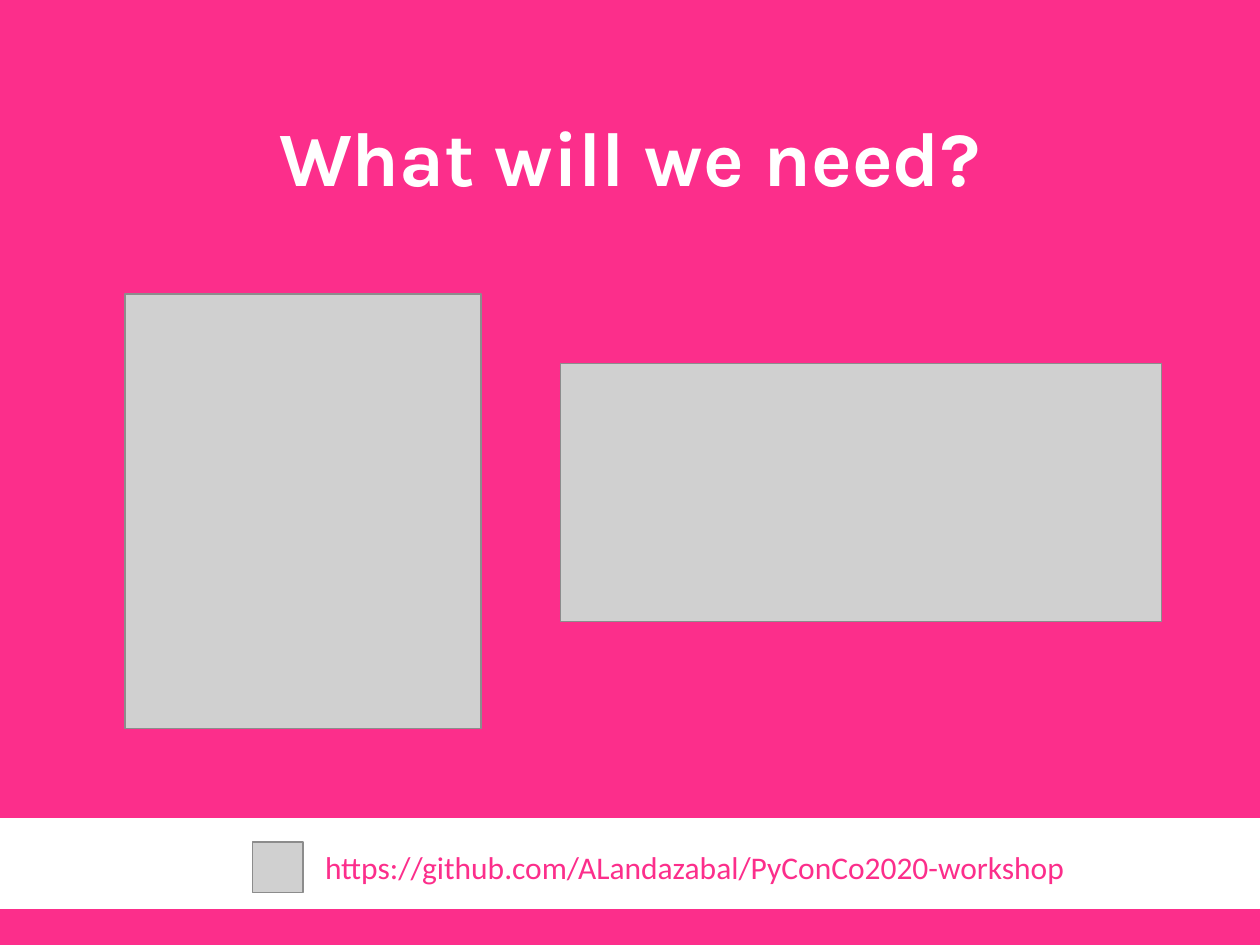
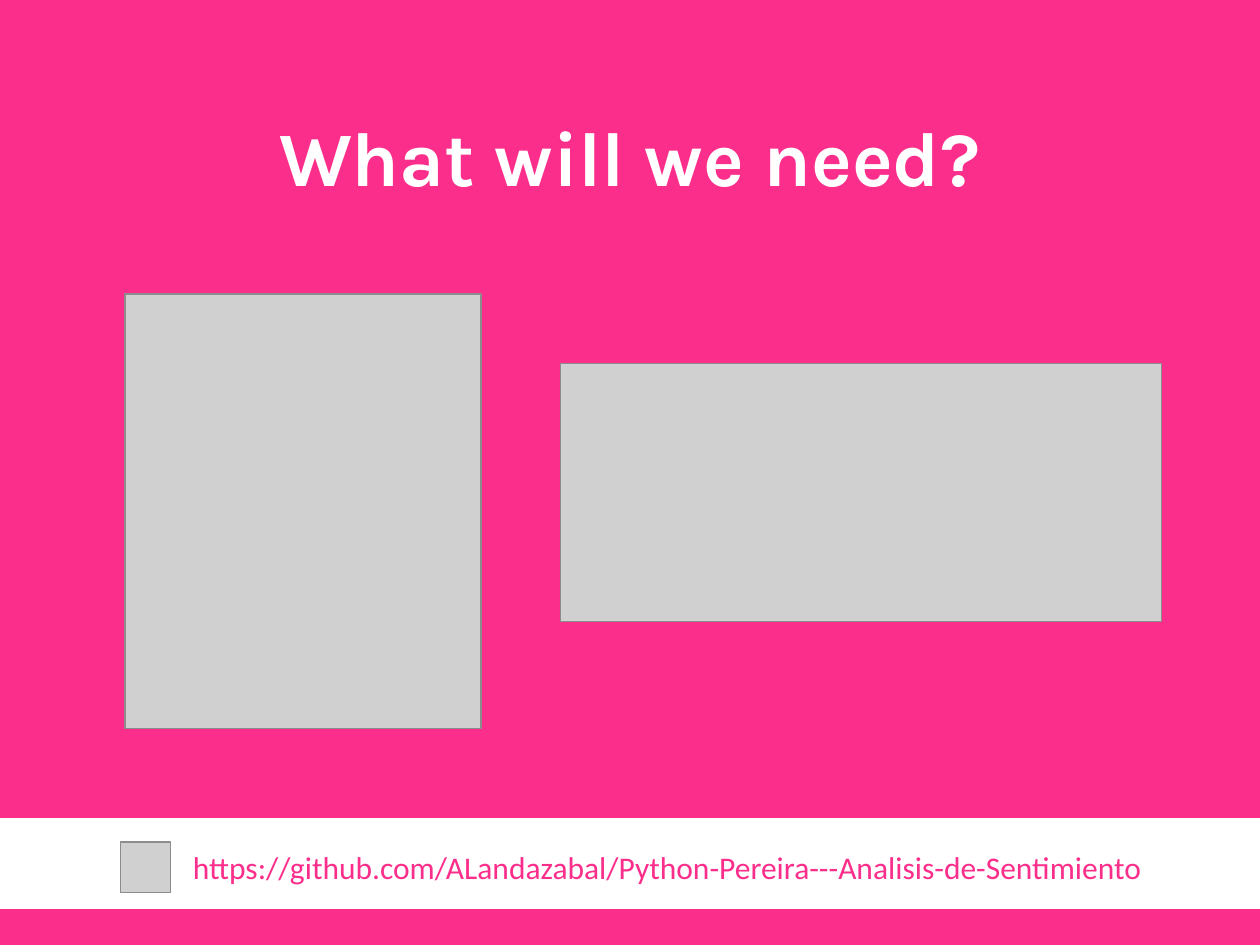
Before and after one commit to ALandazabal/Analisis-de-Sentimiento--Talk, a slide deck: slide 9 of Angelica Landazabal - PyConCo2020.pptx (slide 8 before the commit). Drawn at 1260x945 pixels with LibreOffice and Linux fonts; fonts in the diff are those of the drawing; grey boxes stand for pictures. Boxes give left, top, right and bottom in pixels: in the first picture for what was removed or moved away, otherwise in the second. Text is boxed around its words. In the diff, an @@ line names an element or a change of style, - is before the commit and + after.

```diff
--- a/Angelica Landazabal - PyConCo2020.pptx
+++ b/Angelica Landazabal - PyConCo2020.pptx
@@ picture: place and size @@
-picture at (252, 842, 302, 892)
+picture at (120, 842, 170, 892)
@@ text at (193, 857, 1141, 885): text changed @@
-https://github.com/ALandazabal/PyConCo2020-workshop
+https://github.com/ALandazabal/Python-Pereira---Analisis-de-Sentimiento
```
Also in this commit, not shown: 7 other slides changed, 3 slides added, 4 other files.
